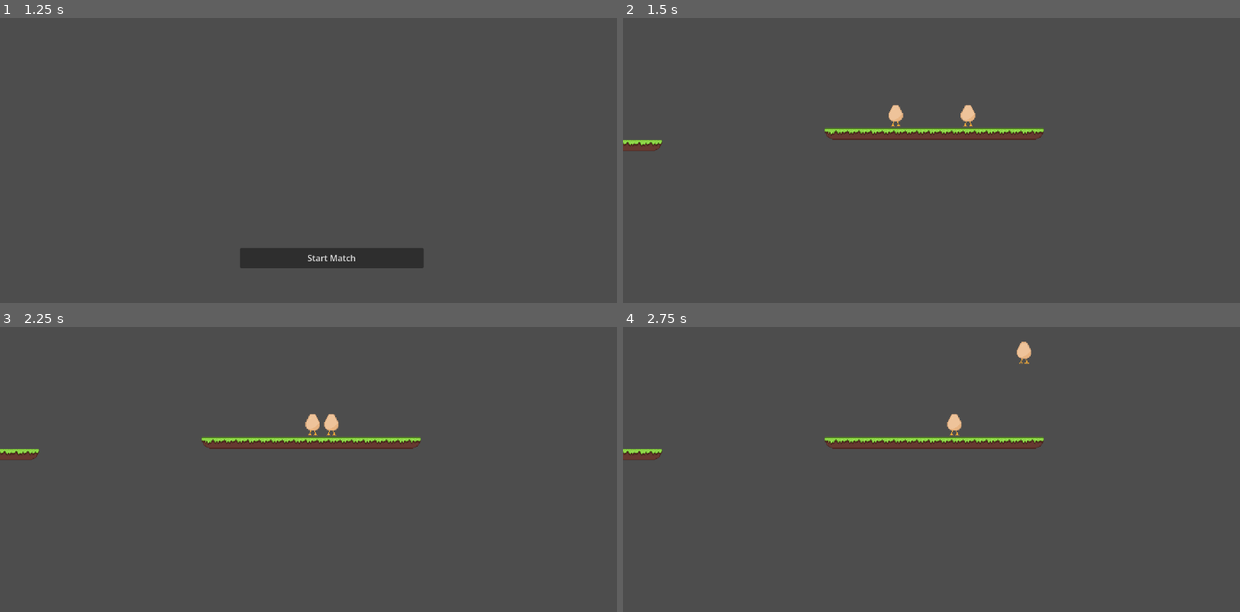
Above: before the commit, frames 1-4 (two rows, left to right).
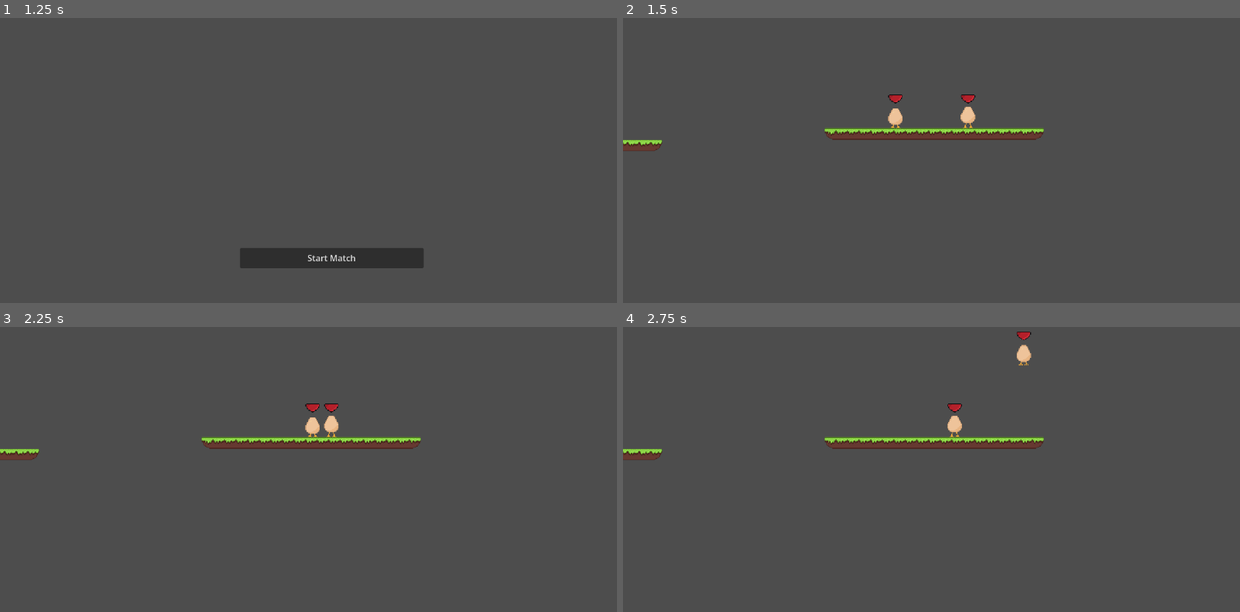
Above: after the commit, the same moments.

Repository: Joseph-R-21139/Teg
Game: Godot game, scene res://Scenes/main_menu.tscn
Two runs of this game, one before a commit and one after it. Both use one fixed random seed, a clock stepped at 60 frames per second and the inputs below.
Inputs:
- Up to frame 1 (1.25 s): click "Play game" at 0.5 s
- Up to frame 2 (1.5 s): click "Start Match" at 1.25 s
- Up to frame 3 (2.25 s): tap Enter at 2 s; hold D (player_1_right) from 2.03 s (still down); tap Left (player_2_left) at 2.1 s
- Up to frame 4 (2.75 s): keep holding D (player_1_right); tap W (player_1_up) at 2.27 s

Frame 1 is identical in both runs. In frame 2, 0.3% of the frame differs, in the area x 42-58%, y 26-39%; in frame 3, 0.3%; in frame 4, 0.3%, in the area x 52-67%, y 1-39%.
Error after the commit: Invalid assignment of property or key 'visible' with value of type 'bool' on a base object of type 'null instance'. (res://Scripts/player_1.gd:31)

Commit message:
Tagged indicator and colosion changes
Added an indicator that show who is currently tagged as well as changing how the collisions work with each other

Diff:
--- /dev/null
+++ b/Scenes/indicator.tscn
@@ -0,0 +1,11 @@
+[gd_scene format=3 uid="uid://bcad47dwu11em"]
+
+[ext_resource type="Texture2D" uid="uid://bc36bm02un3er" path="res://Sprites/it_indicator.png" id="1_2k7kp"]
+
+[node name="INDICATOR" type="Node2D" unique_id=1933231571]
+
+[node name="indicator_sprite" type="Sprite2D" parent="." unique_id=1884517855]
+texture_filter = 1
+position = Vector2(0, -19)
+scale = Vector2(0.5, 0.5)
+texture = ExtResource("1_2k7kp")
--- a/Scenes/play_stage_forrest.tscn
+++ b/Scenes/play_stage_forrest.tscn
@@ -619,13 +619,13 @@
 
 [node name="PLATFORMS" type="Node2D" parent="." unique_id=146396782]
 
-[node name="VISUAL_ASSETS" type="Node2D" parent="." unique_id=1534038640]
-
-[node name="TileMapLayer" type="TileMapLayer" parent="VISUAL_ASSETS" unique_id=647974565]
+[node name="TileMapLayer" type="TileMapLayer" parent="PLATFORMS" unique_id=647974565]
 texture_filter = 1
 scale = Vector2(2.7, 2.7)
 tile_map_data = PackedByteArray("AAASAAcAAAAEAAkAAAARAAcAAAAEAAkAAAAQAAcAAAAEAAkAAAAPAAcAAAAEAAkAAAAOAAcAAAAEAAkAAAANAA …(4176 unchanged characters)…
 tile_set = SubResource("TileSet_rx7qk")
+
+[node name="VISUAL_ASSETS" type="Node2D" parent="." unique_id=1534038640]
 
 [node name="Camera2D" type="Camera2D" parent="." unique_id=1093406956]
 position = Vector2(573, 328)
--- a/Scenes/player_base.tscn
+++ b/Scenes/player_base.tscn
@@ -3,9 +3,14 @@
 [ext_resource type="Texture2D" uid="uid://bp8hrhqt3dr2x" path="res://Sprites/Egg_Idle.png" id="1_2mvbs"]
 [ext_resource type="Script" uid="uid://dg52xwg02kwpe" path="res://Scripts/player_1.gd" id="1_tmdyv"]
 [ext_resource type="Script" uid="uid://2hr4wm52v6l3" path="res://Scripts/player_2.gd" id="3_mv22w"]
+[ext_resource type="PackedScene" uid="uid://bcad47dwu11em" path="res://Scenes/indicator.tscn" id="4_w7s1m"]
 
-[sub_resource type="CapsuleShape2D" id="CapsuleShape2D_tmdyv"]
-radius = 9.0
+[sub_resource type="CapsuleShape2D" id="CapsuleShape2D_mv22w"]
+radius = 12.0
+height = 28.0
+
+[sub_resource type="RectangleShape2D" id="RectangleShape2D_w7s1m"]
+size = Vector2(18, 13)
 
 [sub_resource type="AtlasTexture" id="AtlasTexture_p0e4v"]
 atlas = ExtResource("1_2mvbs")
@@ -85,32 +90,57 @@
 "speed": 10.0
 }]
 
+[sub_resource type="CapsuleShape2D" id="CapsuleShape2D_ief1t"]
+radius = 12.0
+height = 28.0
+
+[sub_resource type="RectangleShape2D" id="RectangleShape2D_1xuw1"]
+size = Vector2(18, 14)
+
 [node name="player_base" type="Node2D" unique_id=1884741688]
 
 [node name="player_1" type="CharacterBody2D" parent="." unique_id=153745980]
 script = ExtResource("1_tmdyv")
 metadata/_edit_group_ = true
 
+[node name="player_1_tag_area" type="Area2D" parent="player_1" unique_id=1953150918]
+
+[node name="player_2_tag_shape" type="CollisionShape2D" parent="player_1/player_1_tag_area" unique_id=309236547]
+shape = SubResource("CapsuleShape2D_mv22w")
+
 [node name="collision_p1" type="CollisionShape2D" parent="player_1" unique_id=594840841]
-position = Vector2(0, 1)
-shape = SubResource("CapsuleShape2D_tmdyv")
+position = Vector2(0, 7.5)
+shape = SubResource("RectangleShape2D_w7s1m")
 
 [node name="AnimatedSprite2D" type="AnimatedSprite2D" parent="player_1" unique_id=319075457]
 texture_filter = 1
 sprite_frames = SubResource("SpriteFrames_et7db")
-frame_progress = 0.51644504
+frame = 3
+frame_progress = 0.73678166
 
-[node name="player_2" type="CharacterBody2D" parent="." unique_id=735358170]
+[node name="INDICATOR" parent="player_1" unique_id=1933231571 instance=ExtResource("4_w7s1m")]
+
+[node name="player_2" type="CharacterBody2D" parent="." unique_id=735358170 groups=["player_1_in", "player_1_tagged", "player_2_in", "player_2_tagged"]]
 position = Vector2(90, 0)
 script = ExtResource("3_mv22w")
 metadata/_edit_group_ = true
 
+[node name="player_2_tag_area" type="Area2D" parent="player_2" unique_id=1865784319]
+
+[node name="player_2_tag_shape" type="CollisionShape2D" parent="player_2/player_2_tag_area" unique_id=516215982]
+shape = SubResource("CapsuleShape2D_ief1t")
+
 [node name="collision_p2" type="CollisionShape2D" parent="player_2" unique_id=1091120736]
 physics_interpolation_mode = 2
-position = Vector2(0, 1)
-shape = SubResource("CapsuleShape2D_tmdyv")
+position = Vector2(0, 7)
+shape = SubResource("RectangleShape2D_1xuw1")
 
 [node name="AnimatedSprite2D" type="AnimatedSprite2D" parent="player_2" unique_id=1644013872]
 texture_filter = 1
 sprite_frames = SubResource("SpriteFrames_et7db")
 frame_progress = 0.51644504
+
+[node name="INDICATOR2" parent="player_2" unique_id=970931867 instance=ExtResource("4_w7s1m")]
+
+[connection signal="body_entered" from="player_1/player_1_tag_area" to="player_2" method="_on_player_1_tag_area_body_entered"]
+[connection signal="body_entered" from="player_2/player_2_tag_area" to="player_1" method="_on_player_2_tag_area_body_entered"]
--- a/Scripts/player_1.gd
+++ b/Scripts/player_1.gd
@@ -23,3 +23,11 @@
 		velocity.x = move_toward(velocity.x, 0, SPEED)
 
 	move_and_slide()
+
+
+
+func _ready() -> void:
+			if TaggingScript.player_1_in == true:
+				$indicator_sprite.visible = false
+			else:
+				$indicator_sprite.visible = true
--- a/Scripts/player_2.gd
+++ b/Scripts/player_2.gd
@@ -1,5 +1,4 @@
 extends CharacterBody2D
-
 
 const SPEED =750
 const JUMP_VELOCITY = -1150
@@ -25,5 +24,10 @@
 	move_and_slide()
 
 
-func _on_collision_p_2_child_entered_tree(node: Node) -> void:
-	pass # Replace with function body.
+
+
+func _indicator_player_2_visability():
+	if TaggingScript.player_2_in == true:
+		$INDICATOR2.modulate.a = 0.0
+	else:
+		$INDICATOR2.modulate.a = 1.0
--- a/project.godot
+++ b/project.godot
@@ -14,6 +14,15 @@
 run/main_scene="uid://bg57gq80v7cf8"
 config/features=PackedStringArray("4.6", "Forward Plus")
 config/icon="res://Sprites/icon.svg"
+
+[autoload]
+
+TaggingScript="*uid://iph3wbgp52vd"
+
+[global_group]
+
+player_2_in="tells if player 2 is in"
+player_2_tagged="tells when player 2 has just gotten tagged"
 
 [input]
 
--- /dev/null
+++ b/tagging_script.gd
@@ -0,0 +1,4 @@
+extends Node
+
+var player_1_in = true
+var player_2_in = false
Not shown, added: tagging_script.gd.uid
